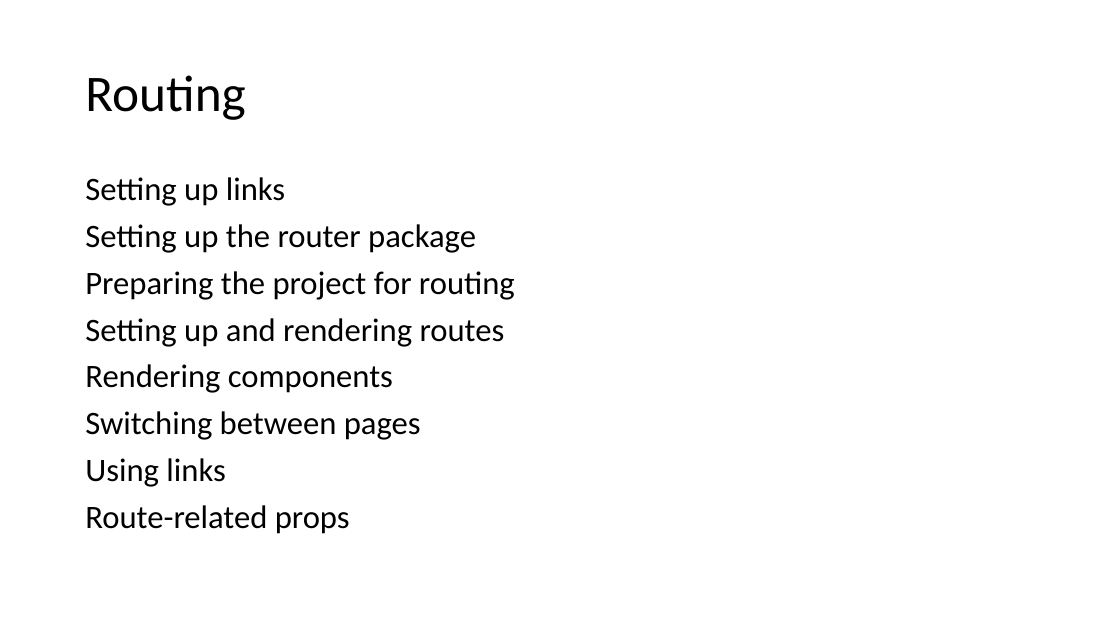
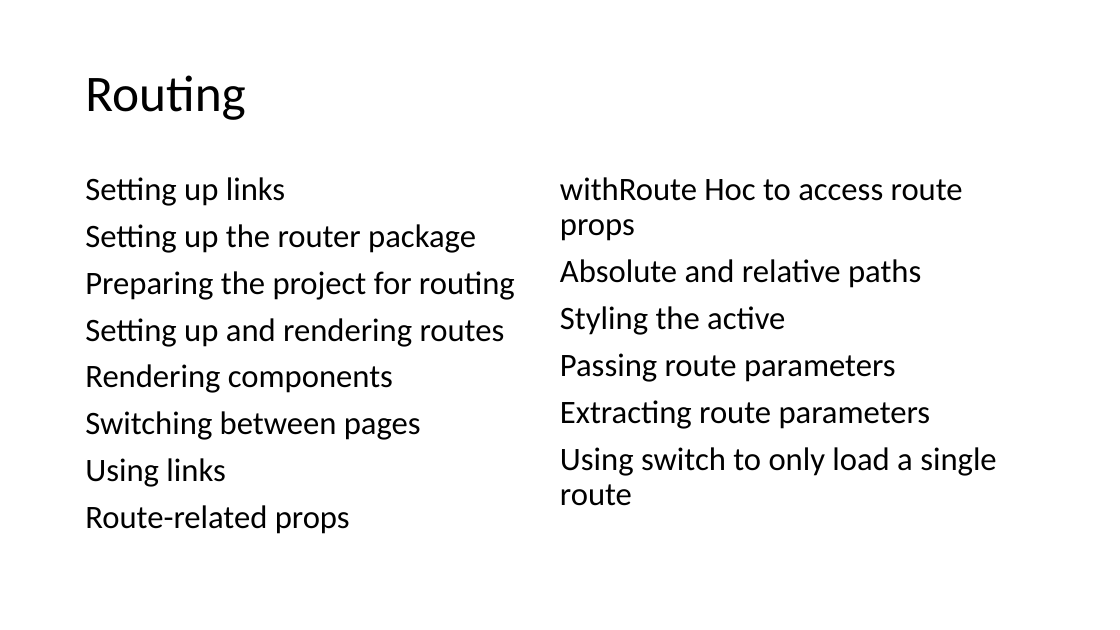
Before and after one commit to PiyushChaturvedii/batch03, a slide deck: slide 27 of Create-react-app.pptx. Drawn at 1120x630 pixels with LibreOffice and Linux fonts; fonts in the diff are those of the drawing. Boxes give left, top, right and bottom in pixels: in the first picture for what was removed or moved away, otherwise in the second. Text is boxed around its words. In the diff, an @@ line names an element or a change of style, - is before the commit and + after.

Commit message:
routing

```diff
--- a/Create-react-app.pptx
+++ b/Create-react-app.pptx
@@ text "Setting up links" at (x1=85, y1=177, x2=996, y2=534): columns 1 to 2 @@
@@ text at (x1=560, y1=177, x2=996, y2=506): paragraphs added @@
+withRoute Hoc to access route props
+Absolute and relative paths
+Styling the active
+Passing route parameters
+Extracting route parameters
+Using switch to only load a single route
```
Also in this commit, not shown: 1 slide added, 44 other files.
